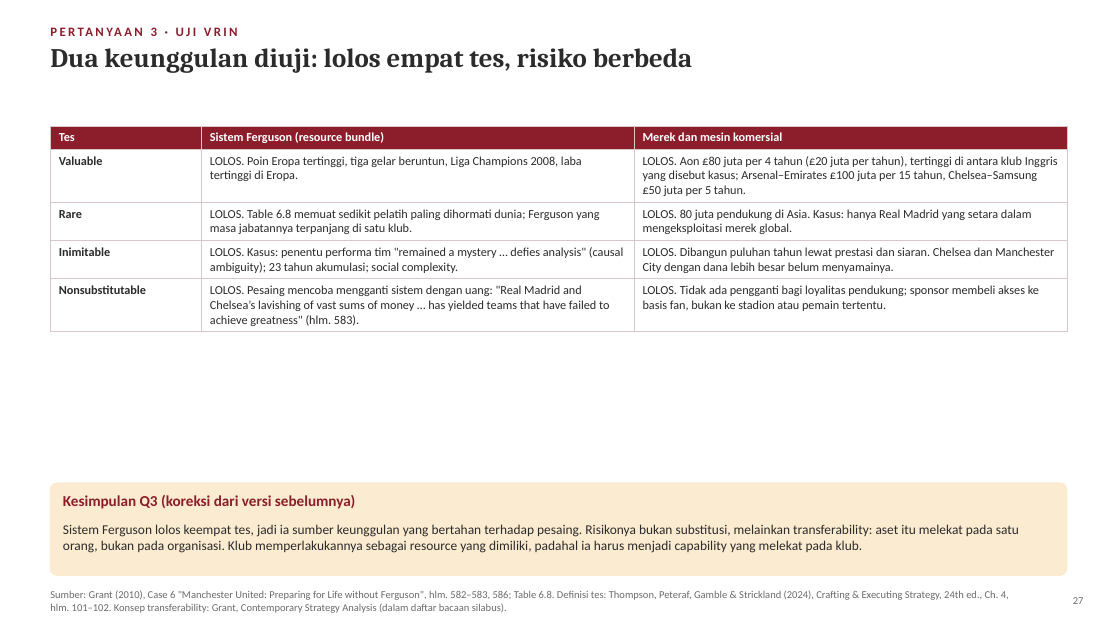
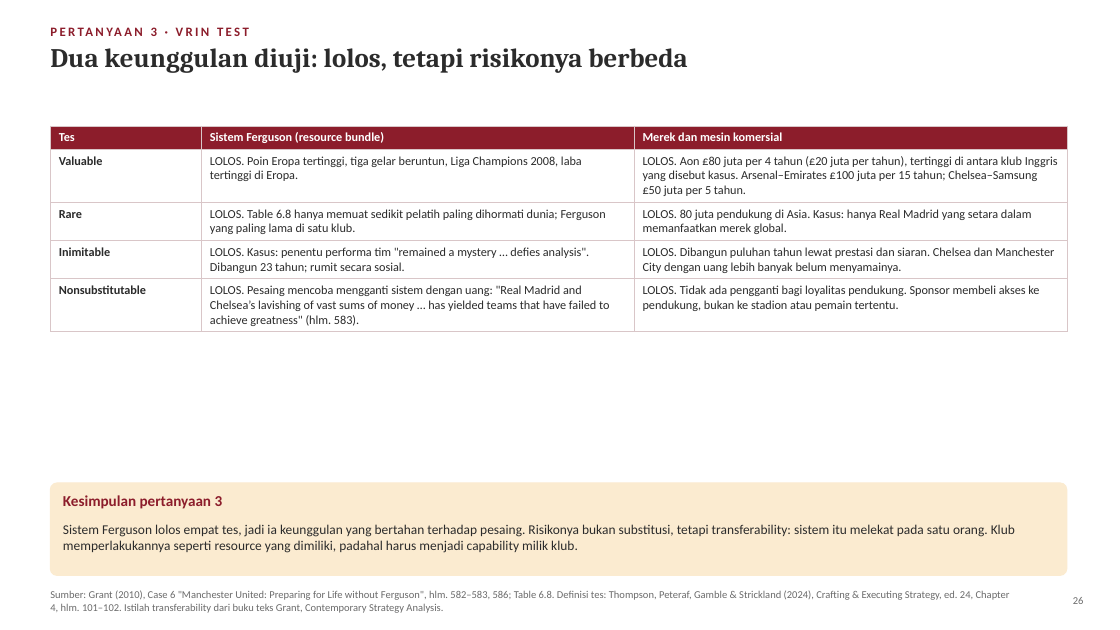
Before and after one commit to aslihabnuri/Dom-Manipulation, a slide deck: slide 26 of materi-strategic-management/presentasi/SMJKT_Group 4_Case Manchester United.pptx (slide 27 before the commit). Drawn at 1120x630 pixels with LibreOffice and Linux fonts; fonts in the diff are those of the drawing. Boxes give left, top, right and bottom in pixels: in the first picture for what was removed or moved away, otherwise in the second. Text is boxed around its words. In the diff, an @@ line names an element or a change of style, - is before the commit and + after.

```diff
--- a/materi-strategic-management/presentasi/SMJKT_Group 4_Case Manchester United.pptx
+++ b/materi-strategic-management/presentasi/SMJKT_Group 4_Case Manchester United.pptx
@@ text at [50, 48, 687, 73]: text changed @@
-Dua keunggulan diuji: lolos empat tes, risiko berbeda
+Dua keunggulan diuji: lolos, tetapi risikonya berbeda
@@ table at [50, 126, 1067, 330] @@
-row 2, column 3: LOLOS. Aon £80 juta per 4 tahun (£20 juta per tahun), tertinggi di antara klub Inggris yang disebut kasus; Arsenal–Emirates £100 juta per 15 tahun, Chelsea–Samsung £50 juta per 5 tahun.
+row 2, column 3: LOLOS. Aon £80 juta per 4 tahun (£20 juta per tahun), tertinggi di antara klub Inggris yang disebut kasus. Arsenal–Emirates £100 juta per 15 tahun; Chelsea–Samsung £50 juta per 5 tahun.
-row 3, column 2: LOLOS. Table 6.8 memuat sedikit pelatih paling dihormati dunia; Ferguson yang masa jabatannya terpanjang di satu klub.
+row 3, column 2: LOLOS. Table 6.8 hanya memuat sedikit pelatih paling dihormati dunia; Ferguson yang paling lama di satu klub.
-row 3, column 3: LOLOS. 80 juta pendukung di Asia. Kasus: hanya Real Madrid yang setara dalam mengeksploitasi merek global.
+row 3, column 3: LOLOS. 80 juta pendukung di Asia. Kasus: hanya Real Madrid yang setara dalam memanfaatkan merek global.
@@ row 4, column 2: "LOLOS. Kasus: penentu performa tim "remained a mystery … defies analysis" (causal ambiguity); 23 tahun akumulasi; social complexity." to "LOLOS. Kasus: penentu performa tim "remained a mystery … defies analysis". Dibangun 23 tahun; rumit secara sosial." @@
-row 4, column 3: LOLOS. Dibangun puluhan tahun lewat prestasi dan siaran. Chelsea dan Manchester City dengan dana lebih besar belum menyamainya.
+row 4, column 3: LOLOS. Dibangun puluhan tahun lewat prestasi dan siaran. Chelsea dan Manchester City dengan uang lebih banyak belum menyamainya.
-row 5, column 3: LOLOS. Tidak ada pengganti bagi loyalitas pendukung; sponsor membeli akses ke basis fan, bukan ke stadion atau pemain tertentu.
+row 5, column 3: LOLOS. Tidak ada pengganti bagi loyalitas pendukung. Sponsor membeli akses ke pendukung, bukan ke stadion atau pemain tertentu.
@@ text at [63, 495, 223, 509]: text changed @@
-Kesimpulan Q3 (koreksi dari versi sebelumnya)
+Kesimpulan pertanyaan 3
@@ text at [63, 524, 1015, 553]: text changed @@
-Sistem Ferguson lolos keempat tes, jadi ia sumber keunggulan yang bertahan terhadap pesaing. Risikonya bukan substitusi, melainkan transferability: aset itu melekat pada satu orang, bukan pada organisasi. Klub memperlakukannya sebagai resource yang dimiliki, padahal ia harus menjadi capability yang melekat pada klub.
+Sistem Ferguson lolos empat tes, jadi ia keunggulan yang bertahan terhadap pesaing. Risikonya bukan substitusi, tetapi transferability: sistem itu melekat pada satu orang. Klub memperlakukannya seperti resource yang dimiliki, padahal harus menjadi capability milik klub.
@@ text at [50, 590, 1010, 613]: text changed @@
-Sumber: Grant (2010), Case 6 "Manchester United: Preparing for Life without Ferguson", hlm. 582–583, 586; Table 6.8. Definisi tes: Thompson, Peteraf, Gamble & Strickland (2024), Crafting & Executing Strategy, 24th ed., Ch. 4, hlm. 101–102. Konsep transferability: Grant, Contemporary Strategy Analysis (dalam daftar bacaan silabus).
+Sumber: Grant (2010), Case 6 "Manchester United: Preparing for Life without Ferguson", hlm. 582–583, 586; Table 6.8. Definisi tes: Thompson, Peteraf, Gamble & Strickland (2024), Crafting & Executing Strategy, ed. 24, Chapter 4, hlm. 101–102. Istilah transferability dari buku teks Grant, Contemporary Strategy Analysis.
@@ text at [1073, 597, 1084, 604]: text changed @@
-27
+26
```
Also in this commit, not shown: 38 other slides changed, 1 slide added, 4 slides removed, 2 other files.
